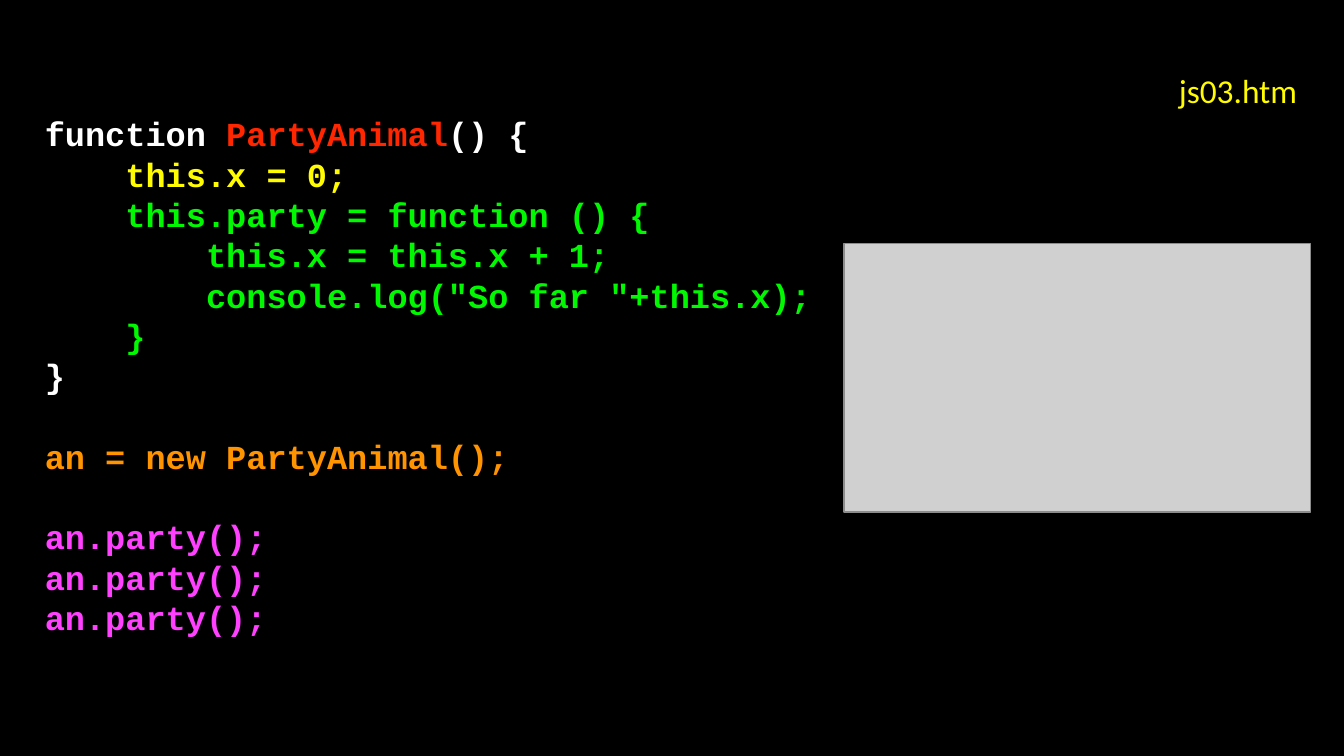
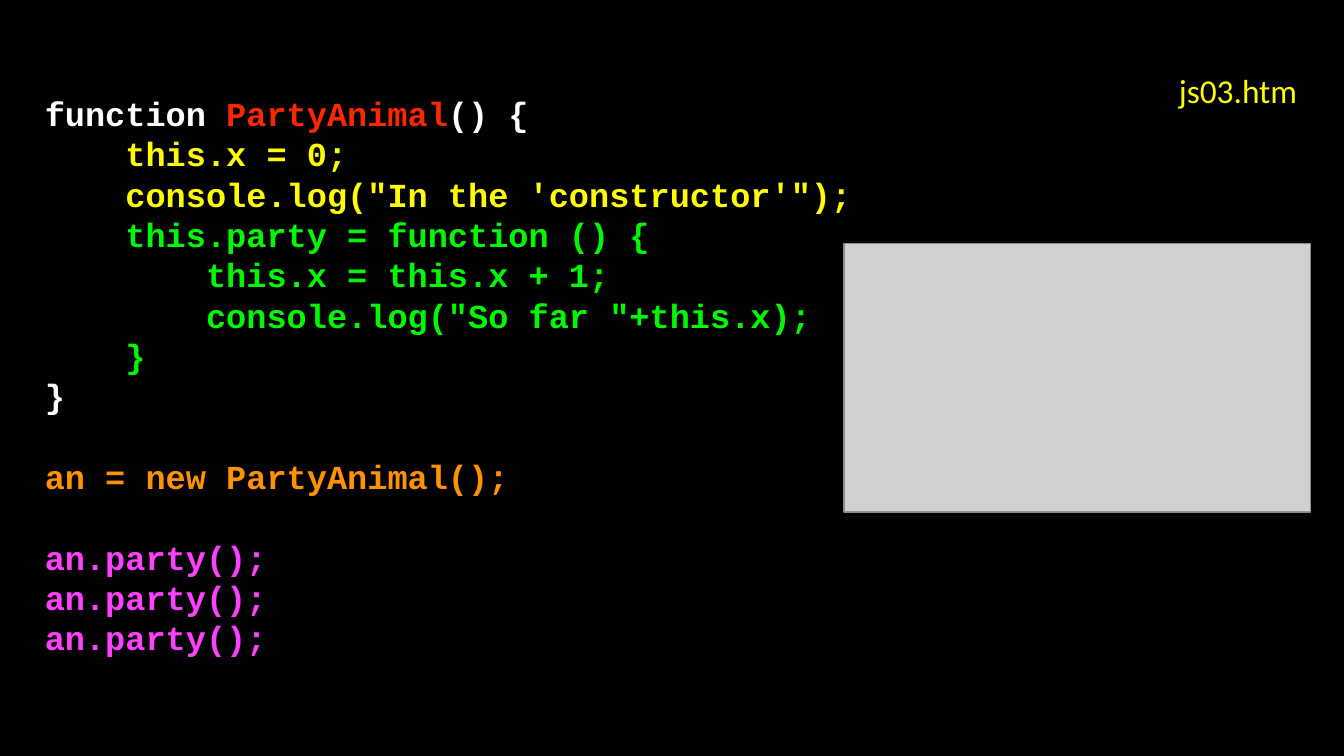
Before and after one commit to csev/wa4e, a slide deck: slide 14 of lectures/JS-02-JavaScript-Objects.ppt. Drawn at 1344x756 pixels with LibreOffice and Linux fonts; fonts in the diff are those of the drawing; grey boxes stand for pictures. Boxes give left, top, right and bottom in pixels: in the first picture for what was removed or moved away, otherwise in the second. Text is boxed around its words. In the diff, an @@ line names an element or a change of style, - is before the commit and + after.

```diff
--- a/lectures/JS-02-JavaScript-Objects.ppt
+++ b/lectures/JS-02-JavaScript-Objects.ppt
@@ text in free at (125,182,852,214): paragraph added @@
+console.log("In the 'constructor'");
```
Also in this commit, not shown: 1 other file.
